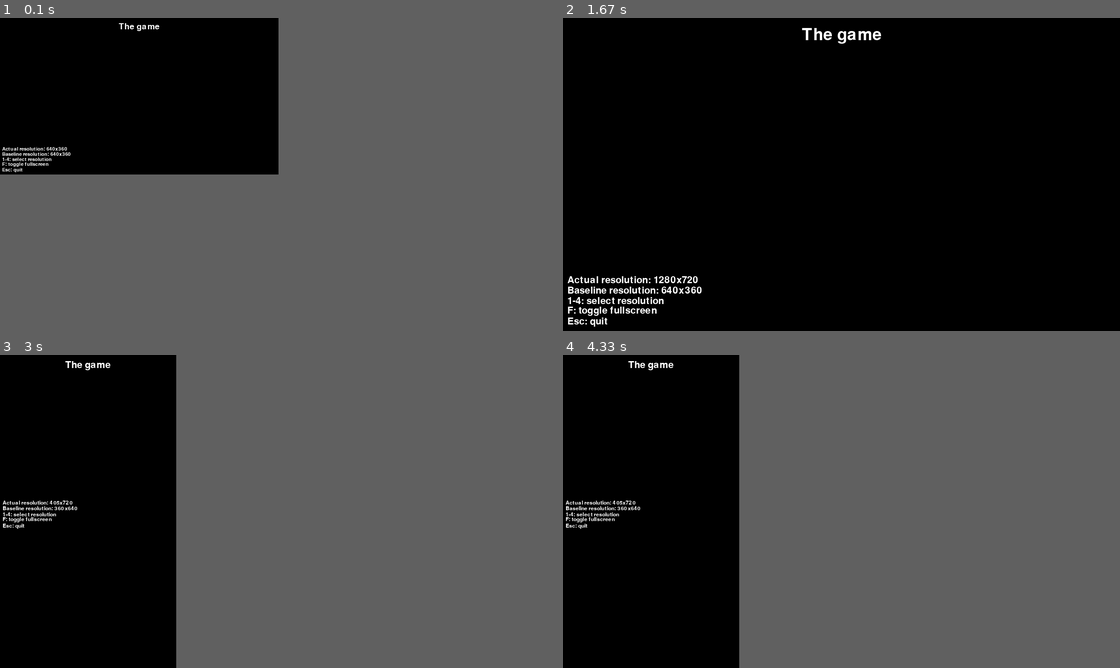
Above: before the commit, frames 1-4 (two rows, left to right).
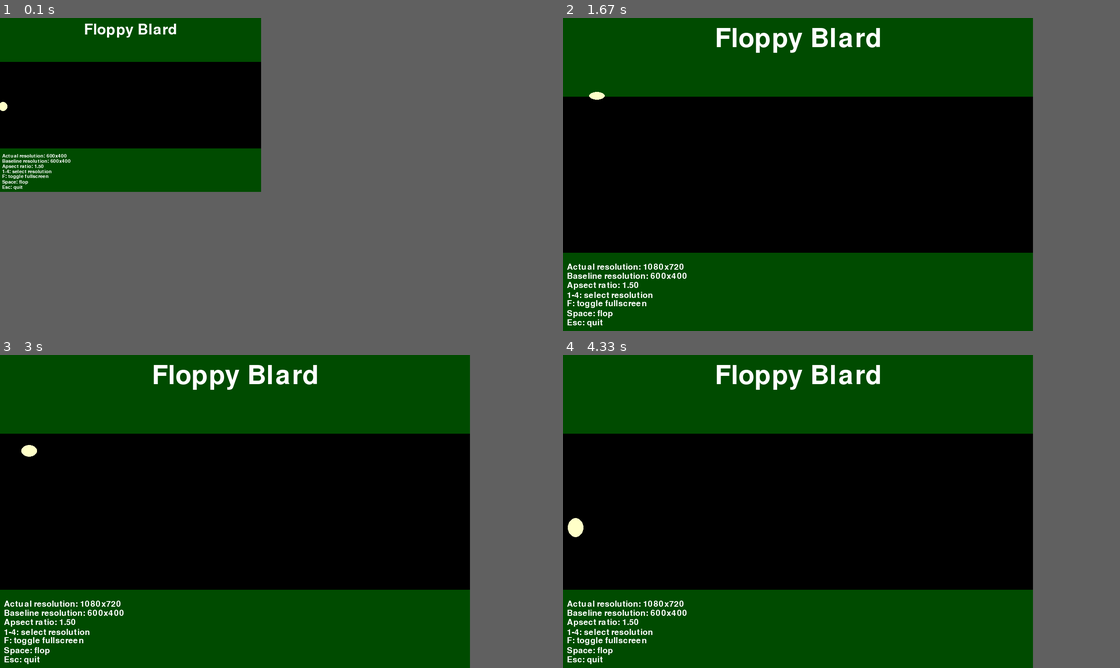
Above: after the commit, the same moments.

Repository: cosmologicon/pygame-view
Game: pygame game, started from example.py
The game is run twice, just before and just after one commit, with the same random seed, the same clock (stepped at 60 frames per second) and the same inputs.
Inputs:
- Up to frame 1 (0.1 s): no input
- Up to frame 2 (1.67 s): tap Space at 0.33, 0.73, 1.03, 1.23, 1.53 s; hold F 0.67-1.13 s; hold 3 1.17-1.63 s; tap 2 at 1.32 s
- Up to frame 3 (3 s): hold 4 1.67-2.13 s; tap Space at 1.73, 2.03, 2.23, 2.53, 2.73 s; tap 1 at 2.32 s; tap 2 at 2.82 s
- Up to frame 4 (4.33 s): tap Space at 3.07, 3.37, 3.57, 3.87, 4.13 s; tap 1 at 3.65 s; tap 2 at 4.22 s
In our replay, in frame 1 the window is 640x360 before the commit and 600x400 after it. These sizes can differ from the game's own. Grey fills any space a smaller window leaves; there, only what the larger window draws over its background counts as a difference.

The runs differ from the first frame. In frame 1, 11% of the frame differs, in the area x 0-47%, y 0-55%; in frame 2, 42%; in frame 3, 43%; in frame 4, 43%, in the area x 0-85%, y 0-100%.

Commit message:
Added documentation in README

Diff:
--- a/example.py
+++ b/example.py
@@ -1,46 +1,80 @@
-import pygame, sys
+import pygame, sys, random
 import view
 from view import T
 
 pygame.display.init()
+pygame.display.set_caption("Floppy Blard")
 pygame.font.init()
 forceres = "--forceres" in sys.argv
-view.set_mode((640, 360), forceres = forceres)
+view.set_mode((600, 400), forceres = forceres)
 
 fonts = {}
 def write(text, fontsize, pos = None, **kw):
 	if fontsize not in fonts:
 		fonts[fontsize] = pygame.font.Font(None, fontsize)
 	surf = fonts[fontsize].render(text, True, (255, 255, 255))
-	rect = surf.get_rect(**kw)
-	view.screen.blit(surf, pos or rect)
+	view.screen.blit(surf, pos or surf.get_rect(**kw))
 
+
+x, y, vx, vy, slope = 0, 200, 80, 0, 0
+clock = pygame.time.Clock()
+alive = True
 playing = True
 while playing:
+	dt = clock.tick() * 0.001
 	for event in pygame.event.get():
 		if event.type == pygame.KEYDOWN:
 			if event.key == pygame.K_ESCAPE:
 				playing = False
 			if event.key == pygame.K_1:
-				view.set_mode(height = 240)
+				view.set_mode(height = 200)
 			if event.key == pygame.K_2:
-				view.set_mode(height = 360)
+				view.set_mode(height = 300)
 			if event.key == pygame.K_3:
-				view.set_mode(height = 480)
+				view.set_mode(height = 400)
 			if event.key == pygame.K_4:
-				view.set_mode((360, 640))
-				view.set_mode(height = 640)
+				view.set_mode(height = 500)
 			if event.key == pygame.K_f:
 				view.toggle_fullscreen()
+			if event.key == pygame.K_SPACE:
+				if alive:
+					vy = -500
+				else:
+					alive = True
+					x, y, vx, vy, slope = 0, 200, 80, 0, 0
+	if alive:
+		accel = 1000
+		x += vx * dt
+		y += vy * dt + 0.5 * accel * dt ** 2
+		vy += accel * dt
+		if x > 600:
+			slope = random.uniform(-0.3, 0.3)
+			x, y = 0, 200 - slope * 300
+		y0 = 200 + (x - 300) * slope
+		if abs(y0 - y) > 100:
+			alive = False
+
 	view.screen.fill((0, 0, 0))
-	write("The game", T(28), centerx = view.centerx, top = T(10))
+	# Draw the slopes
+	dx = 300 * slope
+	ps = (0, 0), (600, 0), (600, 100 + dx), (0, 100 - dx)
+	pygame.draw.polygon(view.screen, (0, 75, 0), T(ps))
+	ps = (0, 400), (600, 400), (600, 300 + dx), (0, 300 - dx)
+	pygame.draw.polygon(view.screen, (0, 75, 0), T(ps))
+	# Draw the Blard
+	rect = pygame.Rect((0, 0, 20, 20 + 0.02 * vy))
+	rect.center = x, y
+	pygame.draw.ellipse(view.screen, (255, 255, 200), T(rect))
+	write("Floppy Blard", T(50), centerx = view.centerx, top = T(10))
 	lines = [
 		"Actual resolution: %dx%d" % view.size,
 		"Baseline resolution: %dx%d" % view.size0,
+		"Apsect ratio: %.2f" % view.aspect,
 		"1-4: select resolution",
 		"F: toggle fullscreen",
+		"Space: flop",
 		"Esc: quit",
 	]
 	for jline, line in enumerate(reversed(lines)):
-		write(line, T(16), bottomleft = T(5, 355 - 12 * jline))
+		write(line, T(16), bottomleft = T(5, 395 - 12 * jline))
 	pygame.display.flip()
--- a/view.py
+++ b/view.py
@@ -64,10 +64,10 @@
 	try:
 		return [T(a) for a in x]
 	except TypeError:
-		return int((math.ceil if x > 0 else math.floor)(x * h / h0))
+		return int((math.ceil if x > 0 else math.floor)(x * f))
 
 def _setattrs():
-	global screen, rect, rect0
+	global screen, rect, rect0, aspect, f
 	rect0 = pygame.Rect((0, 0, size0[0], size0[1]))
 	screen = pygame.display.get_surface()
 	rect = screen.get_rect()
@@ -78,3 +78,5 @@
 	for attr in rectattrs:
 		globals()[attr] = getattr(rect, attr)
 		globals()[attr + "0"] = getattr(rect0, attr)
+	aspect = w0 / h0
+	f = h / h0
Not shown, changed: README.md
Not shown, added: .gitignore
